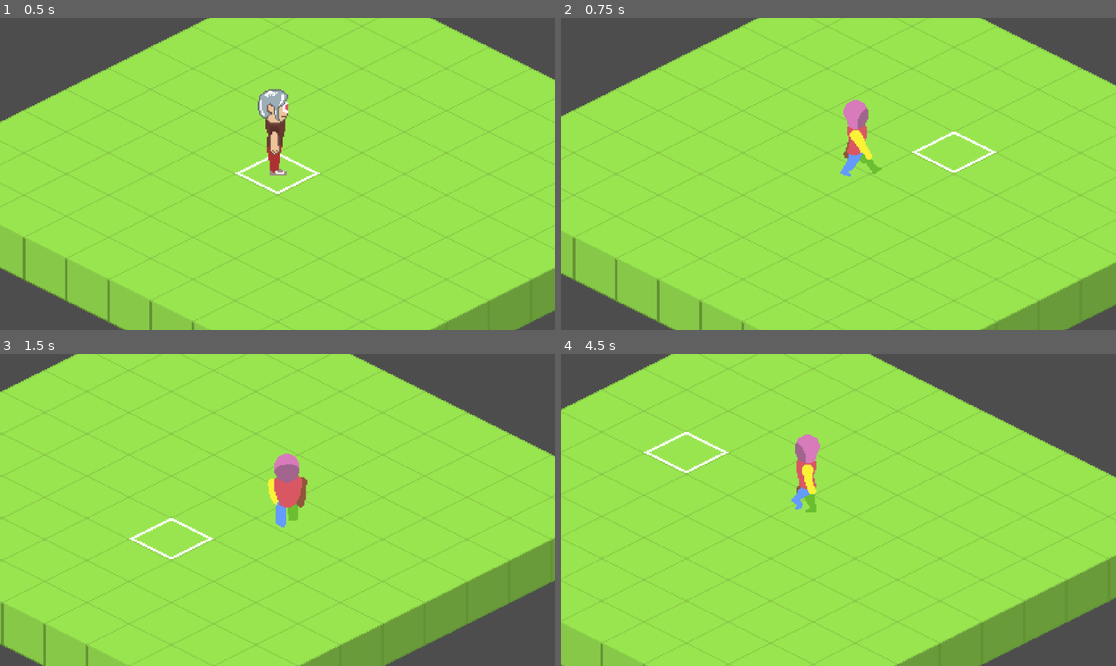
Above: before the commit, frames 1-4 (two rows, left to right).
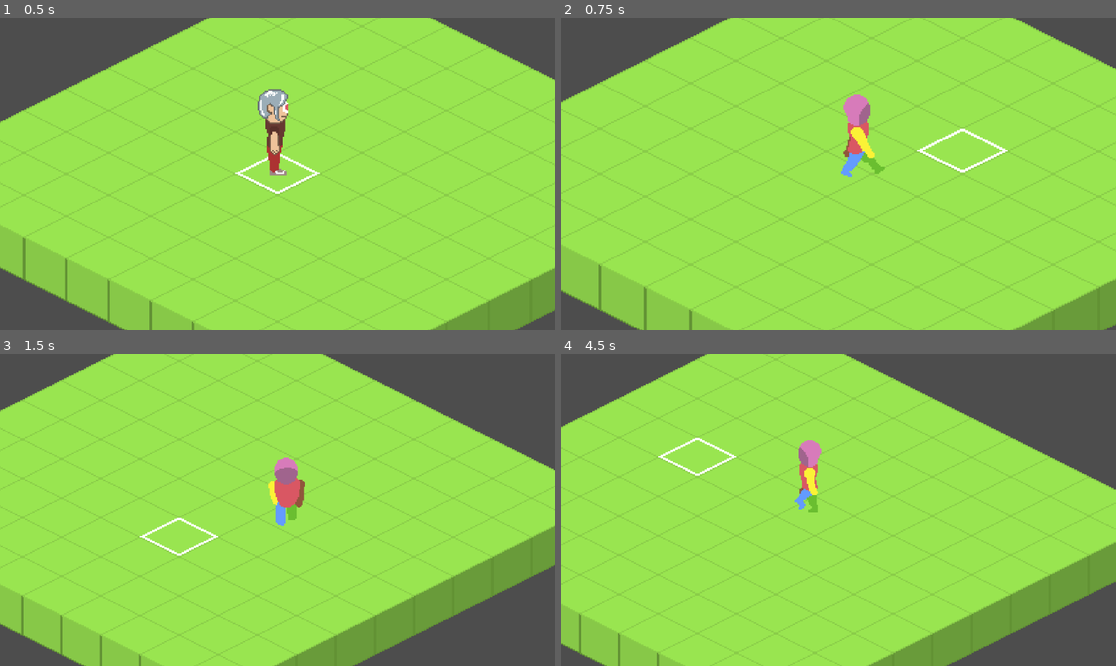
Above: after the commit, the same moments.

Repository: dinushkasam/twilight-memory
Game: Godot game, scene res://scenes/world/world.tscn
Same seed, same stepped clock (60 frames per second), same inputs: the game is played once before the commit and once after it.
Inputs (mouse positions are in pixels of both pictures, inside the frame that each line leads up to):
- Up to frame 1 (0.5 s): no input
- Up to frame 2 (0.75 s): tap Enter at 0.5 s; move the mouse to (960, 158) at 0.52 s; hold Right (ui_right) from 0.53 s (still down); tap Mouse wheel up (zoom_in, bound only after the commit) at 0.6 s; click (960, 158) at 0.67 s
- Up to frame 3 (1.5 s): tap Mouse wheel down (zoom_out, bound only after the commit) at 0.8, 1.35 s; move the mouse to (166, 525) at 1.27 s; release Right (ui_right) at 1.28 s; hold Down (ui_down) from 1.28 s (still down); click (166, 525) at 1.42 s
- Up to frame 4 (4.5 s): tap Mouse wheel up (zoom_in, bound only after the commit) at 1.55, 2.1, 3.05, 3.6 s; move the mouse to (894, 441) at 2.02 s; release Down (ui_down) at 2.03 s; hold Right (ui_right) 2.03-2.78 s; click (894, 441) at 2.17 s; tap Mouse wheel down (zoom_out, bound only after the commit) at 2.3, 2.85, 3.8, 4.35 s; move the mouse to (810, 572) at 2.77 s; hold Up (ui_up) 2.78-3.53 s; click (810, 572) at 2.92 s; move the mouse to (1005, 556) at 3.52 s; hold Left (ui_left) from 3.53 s (still down); click (1005, 556) at 3.67 s; move the mouse to (672, 463) at 4.27 s; click (672, 463) at 4.42 s

Frame 1 is identical in both runs. In frame 2, 7.9% of the frame differs, in the area x 0-100%, y 0-100%; in frame 3, 9.5%; in frame 4, 8.9%.

Commit message:
feat: zoom in and out

Diff:
--- a/project.godot
+++ b/project.godot
@@ -53,6 +53,49 @@
 , Object(InputEventKey,"resource_local_to_scene":false,"resource_name":"","device":-1,"window_id":0,"alt_pressed":false …(183 unchanged characters)…
 ]
 }
+up={
+"deadzone": 0.2,
+"events": [Object(InputEventKey,"resource_local_to_scene":false,"resource_name":"","device":-1,"window_id":0,"alt_pressed":false,"shift_pressed":false,"ctrl_pressed":false,"meta_pressed":false,"pressed":false,"keycode":0,"physical_keycode":87,"key_label":0,"unicode":119,"location":0,"echo":false,"script":null)
+, Object(InputEventJoypadMotion,"resource_local_to_scene":false,"resource_name":"","device":-1,"axis":1,"axis_value":-1.0,"script":null)
+, Object(InputEventKey,"resource_local_to_scene":false,"resource_name":"","device":-1,"window_id":0,"alt_pressed":false,"shift_pressed":false,"ctrl_pressed":false,"meta_pressed":false,"pressed":false,"keycode":0,"physical_keycode":4194320,"key_label":0,"unicode":0,"location":0,"echo":false,"script":null)
+]
+}
+down={
+"deadzone": 0.2,
+"events": [Object(InputEventKey,"resource_local_to_scene":false,"resource_name":"","device":-1,"window_id":0,"alt_pressed":false,"shift_pressed":false,"ctrl_pressed":false,"meta_pressed":false,"pressed":false,"keycode":0,"physical_keycode":83,"key_label":0,"unicode":115,"location":0,"echo":false,"script":null)
+, Object(InputEventJoypadMotion,"resource_local_to_scene":false,"resource_name":"","device":-1,"axis":1,"axis_value":1.0,"script":null)
+, Object(InputEventKey,"resource_local_to_scene":false,"resource_name":"","device":-1,"window_id":0,"alt_pressed":false,"shift_pressed":false,"ctrl_pressed":false,"meta_pressed":false,"pressed":false,"keycode":0,"physical_keycode":4194322,"key_label":0,"unicode":0,"location":0,"echo":false,"script":null)
+]
+}
+left={
+"deadzone": 0.2,
+"events": [Object(InputEventKey,"resource_local_to_scene":false,"resource_name":"","device":-1,"window_id":0,"alt_pressed":false,"shift_pressed":false,"ctrl_pressed":false,"meta_pressed":false,"pressed":false,"keycode":0,"physical_keycode":65,"key_label":0,"unicode":97,"location":0,"echo":false,"script":null)
+, Object(InputEventJoypadMotion,"resource_local_to_scene":false,"resource_name":"","device":-1,"axis":0,"axis_value":-1.0,"script":null)
+, Object(InputEventKey,"resource_local_to_scene":false,"resource_name":"","device":-1,"window_id":0,"alt_pressed":false,"shift_pressed":false,"ctrl_pressed":false,"meta_pressed":false,"pressed":false,"keycode":0,"physical_keycode":4194319,"key_label":0,"unicode":0,"location":0,"echo":false,"script":null)
+]
+}
+right={
+"deadzone": 0.2,
+"events": [Object(InputEventKey,"resource_local_to_scene":false,"resource_name":"","device":-1,"window_id":0,"alt_pressed":false,"shift_pressed":false,"ctrl_pressed":false,"meta_pressed":false,"pressed":false,"keycode":0,"physical_keycode":68,"key_label":0,"unicode":100,"location":0,"echo":false,"script":null)
+, Object(InputEventJoypadMotion,"resource_local_to_scene":false,"resource_name":"","device":-1,"axis":0,"axis_value":1.0,"script":null)
+, Object(InputEventKey,"resource_local_to_scene":false,"resource_name":"","device":-1,"window_id":0,"alt_pressed":false,"shift_pressed":false,"ctrl_pressed":false,"meta_pressed":false,"pressed":false,"keycode":0,"physical_keycode":4194321,"key_label":0,"unicode":0,"location":0,"echo":false,"script":null)
+]
+}
+select={
+"deadzone": 0.2,
+"events": [Object(InputEventMouseButton,"resource_local_to_scene":false,"resource_name":"","device":-1,"window_id":0,"alt_pressed":false,"shift_pressed":false,"ctrl_pressed":false,"meta_pressed":false,"button_mask":1,"position":Vector2(255, 13),"global_position":Vector2(264, 61),"factor":1.0,"button_index":1,"canceled":false,"pressed":true,"double_click":false,"script":null)
+]
+}
+zoom_in={
+"deadzone": 0.2,
+"events": [Object(InputEventMouseButton,"resource_local_to_scene":false,"resource_name":"","device":-1,"window_id":0,"alt_pressed":false,"shift_pressed":false,"ctrl_pressed":false,"meta_pressed":false,"button_mask":8,"position":Vector2(353, 7),"global_position":Vector2(362, 55),"factor":1.0,"button_index":4,"canceled":false,"pressed":true,"double_click":false,"script":null)
+]
+}
+zoom_out={
+"deadzone": 0.2,
+"events": [Object(InputEventMouseButton,"resource_local_to_scene":false,"resource_name":"","device":-1,"window_id":0,"alt_pressed":false,"shift_pressed":false,"ctrl_pressed":false,"meta_pressed":false,"button_mask":16,"position":Vector2(443, 8),"global_position":Vector2(452, 56),"factor":1.0,"button_index":5,"canceled":false,"pressed":true,"double_click":false,"script":null)
+]
+}
 
 [rendering]
 
--- a/scenes/world/world.tscn
+++ b/scenes/world/world.tscn
@@ -2,6 +2,7 @@
 
 [ext_resource type="Script" uid="uid://cj8bdaiy0rtyu" path="res://scripts/world/world.gd" id="2_sl2e5"]
 [ext_resource type="PackedScene" uid="uid://cdwo6vwajx1tj" path="res://scenes/player/player.tscn" id="4_6m72w"]
+[ext_resource type="Script" uid="uid://43wdl07r3s23" path="res://scripts/world/world_input_component.gd" id="4_t5ptc"]
 [ext_resource type="Texture2D" uid="uid://rw7pybpuxyr7" path="res://assets/sprites/tiles/Base-blocks.png" id="4_v5dby"]
 
 [sub_resource type="TileSetAtlasSource" id="TileSetAtlasSource_t5ptc"]
@@ -36,9 +37,10 @@
 physics_layer_0/collision_layer = 1
 sources/2 = SubResource("TileSetAtlasSource_t5ptc")
 
-[node name="World" type="Node2D" unique_id=715088121]
+[node name="World" type="Node2D" unique_id=715088121 node_paths=PackedStringArray("world_input_component")]
 y_sort_enabled = true
 script = ExtResource("2_sl2e5")
+world_input_component = NodePath("WorldInputComponent")
 
 [node name="GroundTileMapLayer" type="TileMapLayer" parent="." unique_id=1215690059]
 y_sort_enabled = true
@@ -59,3 +61,7 @@
 zoom = Vector2(2.74, 2.74)
 process_callback = 0
 position_smoothing_enabled = true
+
+[node name="WorldInputComponent" type="Node" parent="." unique_id=1372918157 node_paths=PackedStringArray("camera")]
+script = ExtResource("4_t5ptc")
+camera = NodePath("../Ysort/Player/Camera2D")
--- a/scripts/common/input_interface.gd
+++ b/scripts/common/input_interface.gd
@@ -3,15 +3,21 @@
 
 
 func get_movement() -> Vector2:
-	var up = Input.get_action_strength("ui_up")
-	var down = Input.get_action_strength("ui_down")
-	var left = Input.get_action_strength("ui_left")
-	var right = Input.get_action_strength("ui_right")
+	var up = Input.get_action_strength("up")
+	var down = Input.get_action_strength("down")
+	var left = Input.get_action_strength("left")
+	var right = Input.get_action_strength("right")
 
 	return Vector2(
 		right - left,
 		down - up
 	)
 
+func wants_zoom_in() -> bool:
+	return true if Input.is_action_just_pressed("zoom_in") else false
+
+func wants_zoom_out() -> bool:
+	return true if Input.is_action_just_pressed("zoom_out") else false
+
 func process_input(_event: InputEvent) -> void:
 	pass
--- a/scripts/world/world.gd
+++ b/scripts/world/world.gd
@@ -2,6 +2,8 @@
 
 @onready var ground: TileMapLayer = $GroundTileMapLayer
 @onready var highlight: TileMapLayer = $GroundHighlightTileMapLayer
+
+@export var world_input_component: WorldInputComponent
 
 const BASE_BLOCKS_ID = 2
 
@@ -22,6 +24,7 @@
 
 func _input(event: InputEvent) -> void:
 	select_cell_mouse_click(event)
+	world_input_component.process_input(event)
 
 
 func generate_test_map():
--- /dev/null
+++ b/scripts/world/world_input_component.gd
@@ -0,0 +1,22 @@
+extends InputInterface
+class_name WorldInputComponent
+
+@export var camera: Camera2D
+
+@export var camera_zoom_incement: Vector2 = Vector2(0.2, 0.2)
+@export var camera_zoom_min: float = 1.2
+@export var camera_zoom_max: float = 4.5
+
+func get_movement() -> Vector2:
+	return super()
+
+func process_input(event: InputEvent) -> void:
+	super(event)
+
+	if super.wants_zoom_in():
+		if camera.zoom.x < camera_zoom_max:
+			camera.zoom = camera.zoom + camera_zoom_incement
+
+	if super.wants_zoom_out():
+		if camera.zoom.x > camera_zoom_min:
+			camera.zoom = camera.zoom - camera_zoom_incement
Not shown, added: scripts/world/world_input_component.gd.uid
Not shown, changed: docs/06_devlog/devlog_2026_feb.md
